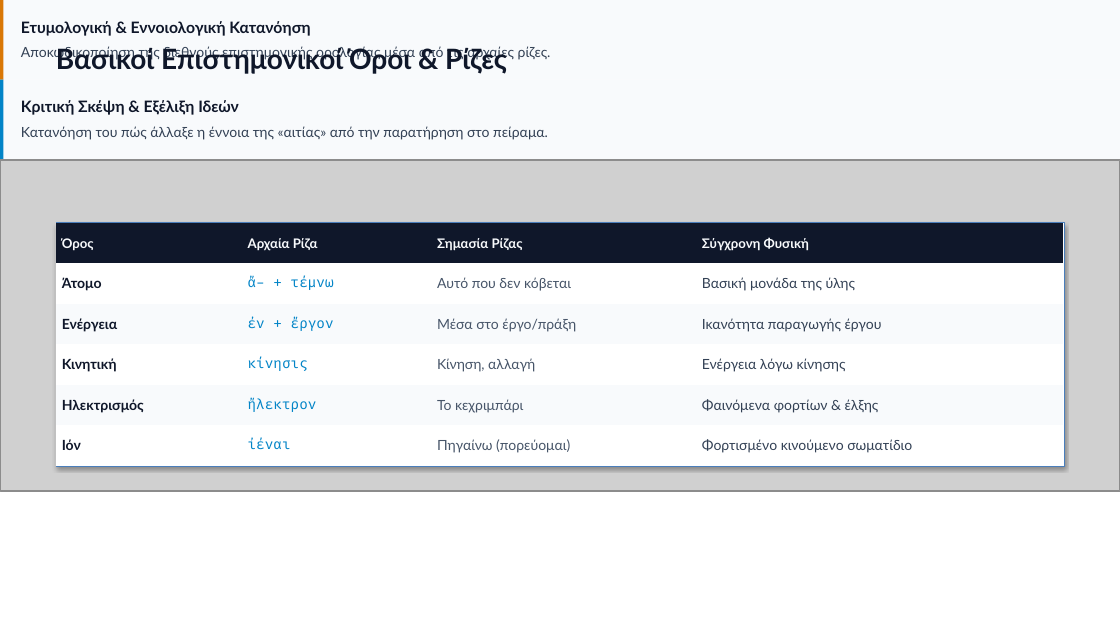
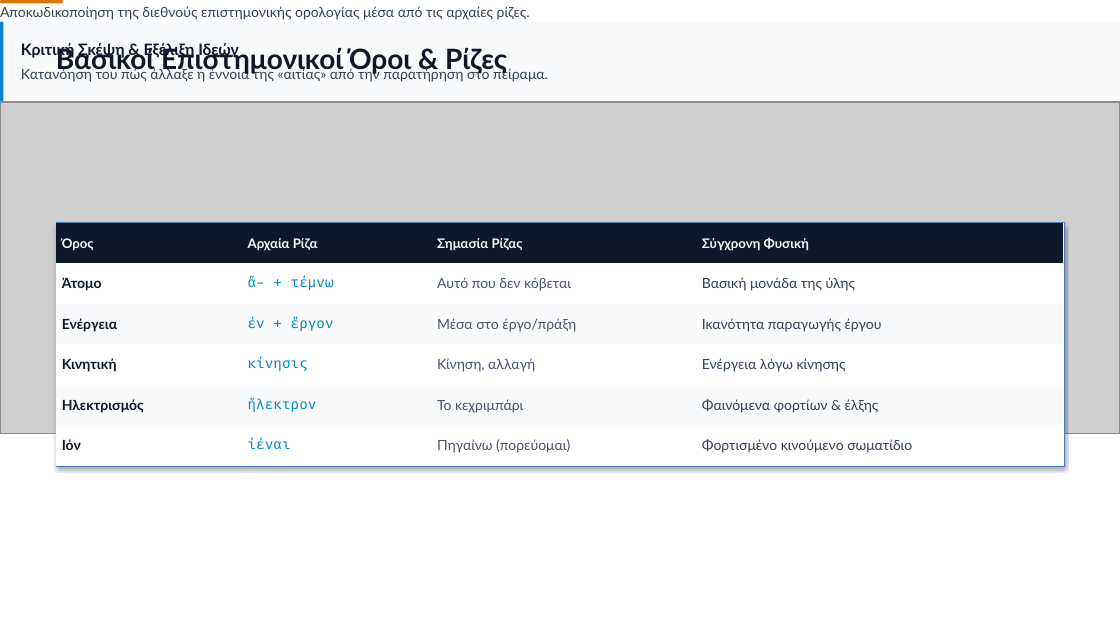
Before and after one commit to phalexandra32-dot/phalexandra32-dot.github.io, a slide deck: slide 24 of public/collaborative/physics-ancient-greek-motion-etymology-presentation.pptx (slide 11 before the commit). Drawn at 1120x630 pixels with LibreOffice and Linux fonts; fonts in the diff are those of the drawing; grey boxes stand for pictures. Boxes give left, top, right and bottom in pixels: in the first picture for what was removed or moved away, otherwise in the second. Text is boxed around its words. In the diff, an @@ line names an element or a change of style, - is before the commit and + after.

```diff
--- a/public/collaborative/physics-ancient-greek-motion-etymology-presentation.pptx
+++ b/public/collaborative/physics-ancient-greek-motion-etymology-presentation.pptx
@@ 2 texts, 1 picture, 1 rectangle: place and size @@
-2 texts, 1 picture, 1 rectangle at [0, 80, 1120, 492]
+2 texts, 1 picture, 1 rectangle at [0, 22, 1120, 434]
@@ text "Αποκωδικοποίηση της διεθνούς επιστημονικής ορολογίας ...": place and size @@
-text "Αποκωδικοποίηση της διεθνούς επιστημονικής ορολογίας ..." at [21, 45, 551, 61]
+text "Αποκωδικοποίηση της διεθνούς επιστημονικής ορολογίας ..." at [0, 6, 530, 20]
@@ rectangle: place and size @@
-rectangle at [0, 0, 1120, 80]
+rectangle at [0, 22, 1120, 102]
@@ rectangle removed at [0, 0, 3, 80] @@
@@ rounded rectangle added at [0, 0, 63, 3], fill #D97706 @@
@@ text removed at [21, 21, 310, 36] @@
-Ετυμολογική & Εννοιολογική Κατανόηση
@@ rectangle removed at [0, 80, 1120, 160] @@
@@ picture: place and size @@
-picture at [1, 160, 1119, 492]
+picture at [1, 103, 1119, 434]
```
Also in this commit, not shown: 13 other slides changed, 13 slides added.
